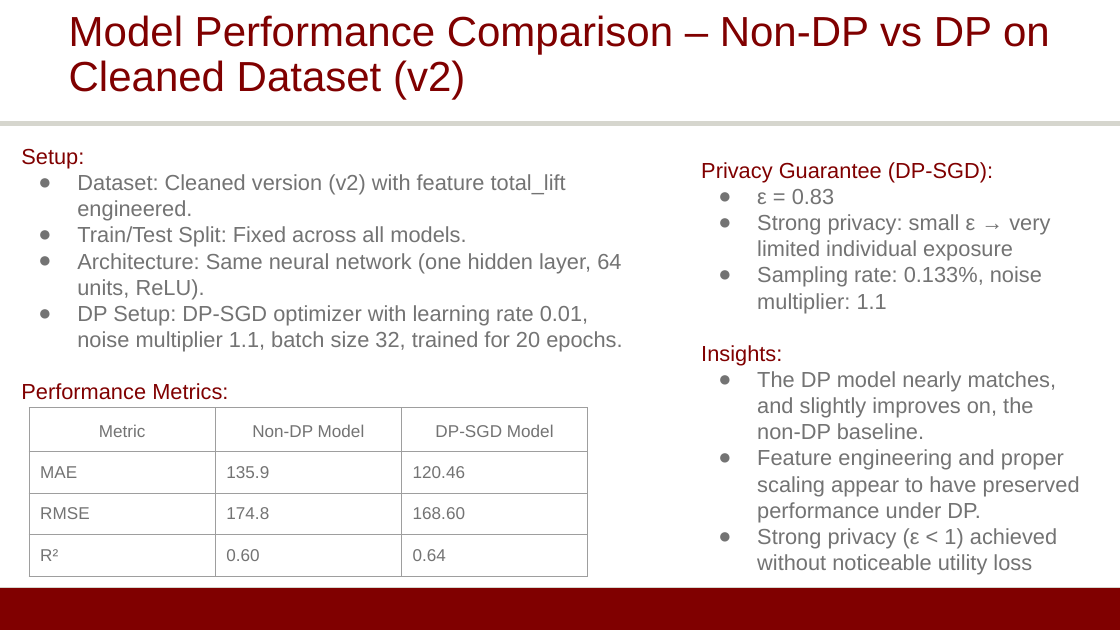
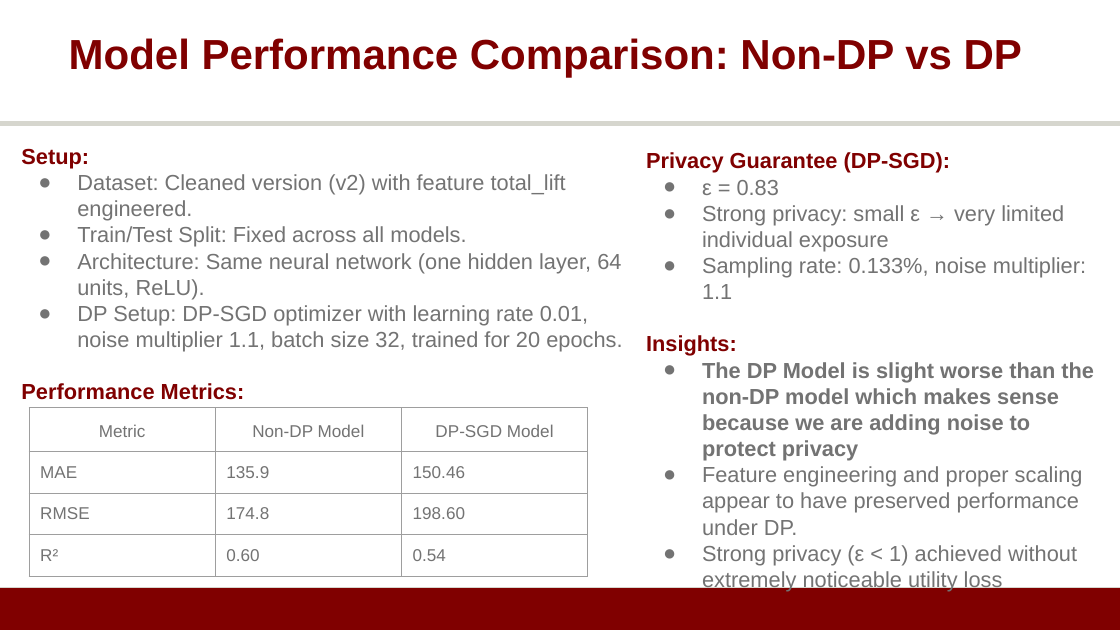
Before and after one commit to dkilleen428/MLOps_Assigngment1-data-versioning-comparison, a slide deck: slide 2 of MLOps_Assingment1_Slides.pptx (slide 1 before the commit). Drawn at 1120x630 pixels with LibreOffice and Linux fonts; fonts in the diff are those of the drawing; background and template pictures are left out. Boxes give left, top, right and bottom in pixels: in the first picture for what was removed or moved away, otherwise in the second. Text is boxed around its words. In the diff, an @@ line names an element or a change of style, - is before the commit and + after.

```diff
--- a/MLOps_Assingment1_Slides.pptx
+++ b/MLOps_Assingment1_Slides.pptx
@@ title at [69,38,1022,77]: text changed; bold on @@
-Model Performance Comparison – Non‑DP vs DP on Cleaned Dataset (v2)
+Model Performance Comparison: Non‑DP vs DP
@@ text at [21,148,245,400]: bold on in "Setup:", "Performance Metrics:" @@
@@ text "Privacy Guarantee (DP‑SGD):": place and size @@
-text "Privacy Guarantee (DP‑SGD):" at [701,162,1080,575]
+text "Privacy Guarantee (DP‑SGD):" at [646,152,1094,592]
@@ text at [646,152,951,356]: bold on in "Privacy Guarantee (DP‑SGD):", "Insights:" @@
@@ page number at [857,294,887,309]: text changed @@
-1
+2
@@ text at [702,362,1094,461]: text changed; bold on @@
-● The DP model nearly matches, and slightly improves on, the non‑DP baseline.
+● The DP Model is slight worse than the non-DP model which makes sense because we are adding noise to protect privacy
@@ table at [29,408,587,630] @@
-row 2, column 3: 120.46
+row 2, column 3: 150.46
-row 3, column 3: 168.60
+row 3, column 3: 198.60
-row 4, column 3: 0.64
+row 4, column 3: 0.54
@@ text at [702,545,1077,592]: text changed @@
-● Strong privacy (ε < 1) achieved without noticeable utility loss
+● Strong privacy (ε < 1) achieved without extremely noticeable utility loss
```
Also in this commit, not shown: 1 slide added.
